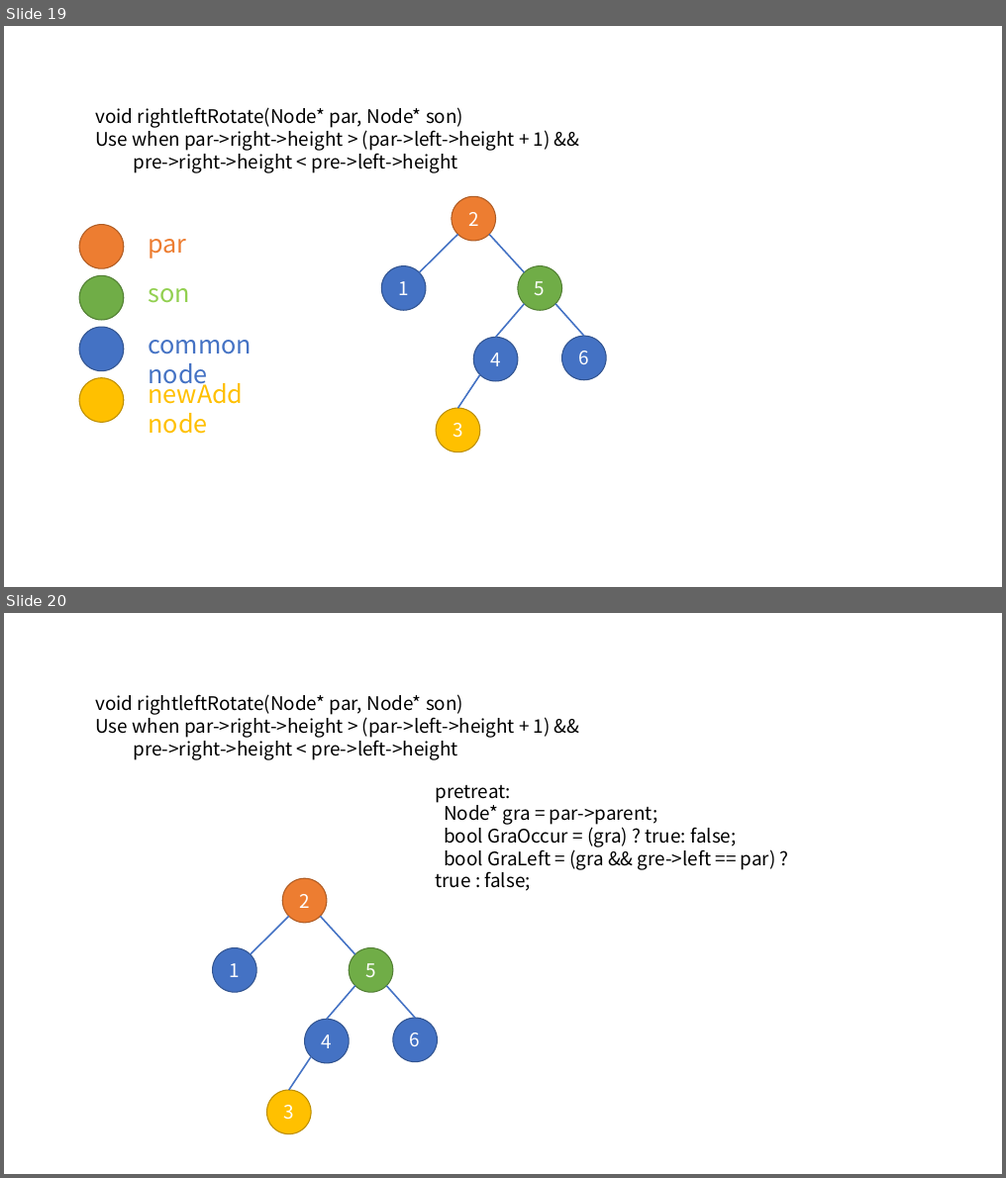
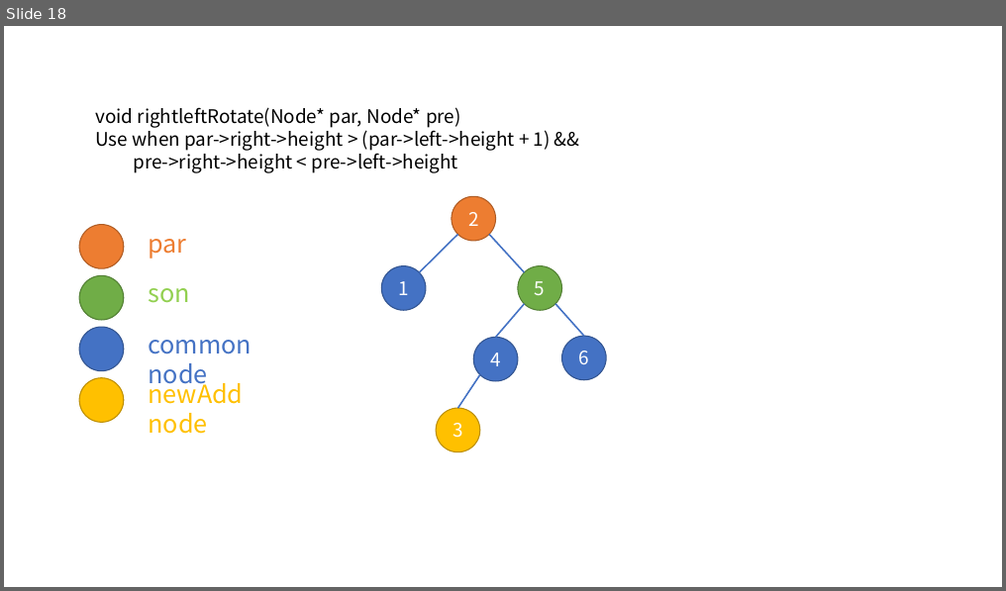
Before and after one commit to blacksea3/C--STL-test, a slide deck: other/CppAlgs/AVLtree.pptx. Shown one above the other, each under a label of ours: slides 19 and 20 before the commit, slide 18 after it. The pictures are 1006x1178 and 1006x591 pixels, drawn with LibreOffice and Linux fonts; fonts in the diff are those of the drawing. Boxes give left, top, right and bottom in pixels: in the first picture for what was removed or moved away, otherwise in the second. Text is boxed around its words. In the diff, an @@ line names an element or a change of style, - is before the commit and + after.

```diff
--- a/other/CppAlgs/AVLtree.pptx
+++ b/other/CppAlgs/AVLtree.pptx
@@ slide 20 removed at box(4, 613, 1002, 1174), background #FFFFFF @@
@@ text removed at box(95, 694, 550, 761) @@
-void rightleftRotate(Node* par, Node* son)
-Use when par->right->height > (par->left->height + 1) &&
-pre->right->height < pre->left->height
@@ text removed at box(436, 785, 776, 891) @@
-pretreat:
-Node* gra = par->parent;
-bool GraOccur = (gra) ? true: false;
-bool GraLeft = (gra && gre->left == par) ? true : false;
@@ group removed at box(213, 878, 438, 1135): 6 ellipses, 5 lines @@
-2
-1
-5
-6
-4
-3
@@ what was slide 19 is now slide 18 @@
@@ slide 18 changed as well @@
@@ text at box(95, 107, 461, 128): text changed @@
-void rightleftRotate(Node* par, Node* son)
+void rightleftRotate(Node* par, Node* pre)
```
Also in this commit, not shown: 15 other slides changed, 1 slide added, 1 other slide removed, 1 other file.
